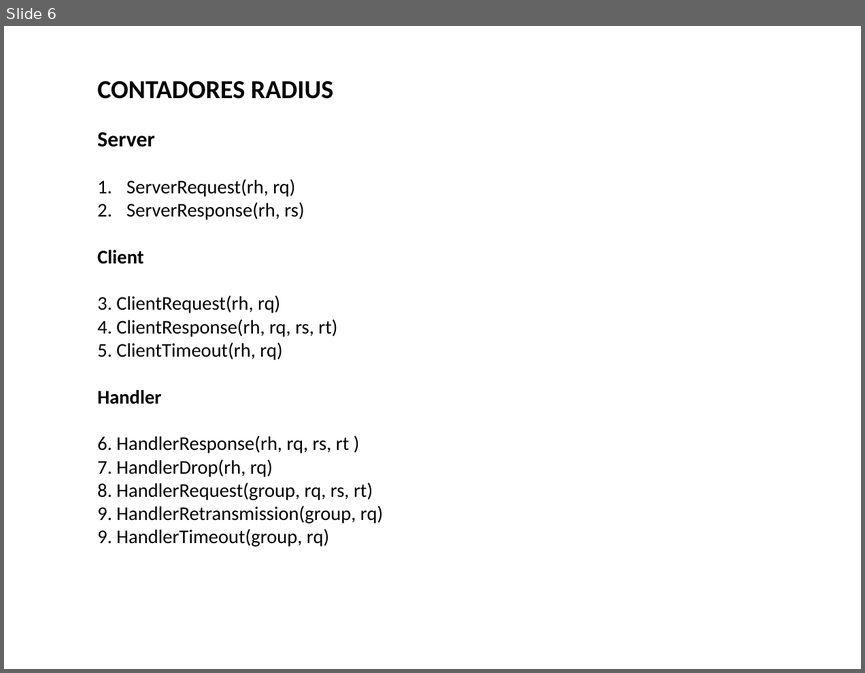
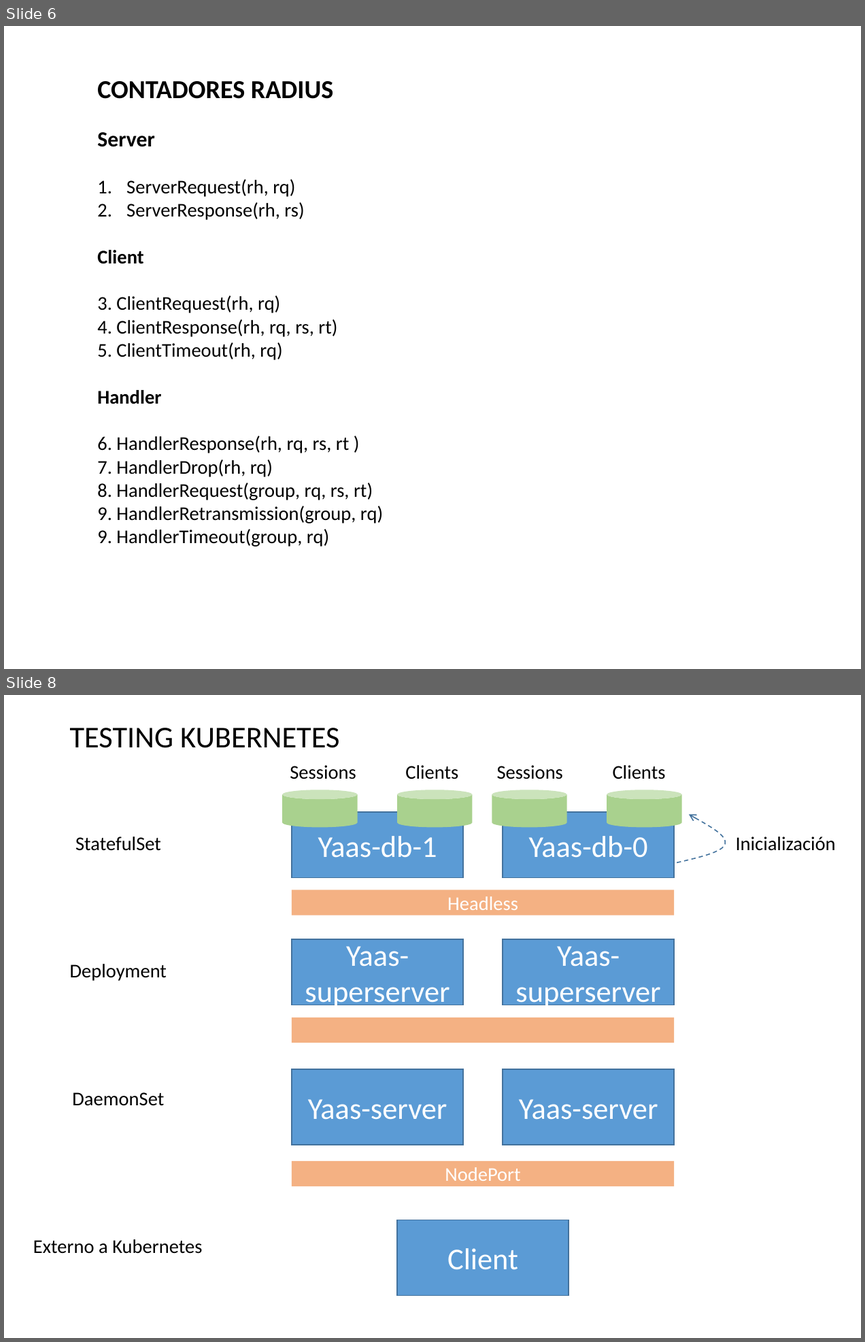
Before and after one commit to francistor/yaas, a slide deck: DiameterServerDesign.pptx. Shown one above the other, each under a label of ours: slide 6 before the commit, slides 6 and 8 after it; the slides between them are not shown. The pictures are 865x673 and 865x1342 pixels, drawn with LibreOffice and Linux fonts; fonts in the diff are those of the drawing. Boxes give left, top, right and bottom in pixels: in the first picture for what was removed or moved away, otherwise in the second. Text is boxed around its words. In the diff, an @@ line names an element or a change of style, - is before the commit and + after.

```diff
--- a/DiameterServerDesign.pptx
+++ b/DiameterServerDesign.pptx
@@ slide 8 added at bbox=[4, 695, 861, 1338], background #FFFFFF @@
@@ text added at bbox=[70, 728, 339, 748], 28 pt, text #000000 @@
+TESTING KUBERNETES
@@ text added at bbox=[290, 765, 356, 779], 18 pt, text #000000 @@
+Sessions
@@ text added at bbox=[405, 765, 458, 779], 18 pt, text #000000 @@
+Clients
@@ text added at bbox=[497, 765, 563, 779], 18 pt, text #000000 @@
+Sessions
@@ text added at bbox=[613, 765, 666, 779], 18 pt, text #000000 @@
+Clients
@@ cylinder added at bbox=[282, 790, 358, 827], fill #A9D18E @@
@@ cylinder added at bbox=[398, 790, 473, 827], fill #A9D18E @@
@@ cylinder added at bbox=[492, 790, 568, 827], fill #A9D18E @@
@@ cylinder added at bbox=[606, 790, 682, 827], fill #A9D18E @@
@@ rectangle added at bbox=[292, 813, 464, 878], fill #5B9BD5, outline #43739E 1 pt, 28 pt, text #FFFFFF @@
+Yaas-db-1
@@ rectangle added at bbox=[502, 813, 674, 878], fill #5B9BD5, outline #43739E 1 pt, 28 pt, text #FFFFFF @@
+Yaas-db-0
@@ freeform shape added at bbox=[677, 814, 725, 862], outline #43739E 1 pt dashed @@
@@ text added at bbox=[75, 836, 161, 851], 18 pt, text #000000 @@
+StatefulSet
@@ text added at bbox=[736, 836, 836, 851], 18 pt, text #000000 @@
+Inicialización
@@ rectangle added at bbox=[292, 890, 674, 915], fill #F4B183, 18 pt, text #FFFFFF @@
+Headless
@@ rectangle added at bbox=[292, 939, 464, 1004], fill #5B9BD5, outline #43739E 1 pt, 28 pt, text #FFFFFF @@
+Yaas-superserver
@@ rectangle added at bbox=[502, 939, 674, 1004], fill #5B9BD5, outline #43739E 1 pt, 28 pt, text #FFFFFF @@
+Yaas-superserver
@@ text added at bbox=[70, 964, 167, 981], 18 pt, text #000000 @@
+Deployment
@@ rectangle added at bbox=[292, 1018, 674, 1042], fill #F4B183 @@
@@ rectangle added at bbox=[292, 1069, 464, 1144], fill #5B9BD5, outline #43739E 1 pt, 28 pt, text #FFFFFF @@
+Yaas-server
@@ rectangle added at bbox=[502, 1069, 674, 1144], fill #5B9BD5, outline #43739E 1 pt, 28 pt, text #FFFFFF @@
+Yaas-server
@@ text added at bbox=[72, 1092, 164, 1106], 18 pt, text #000000 @@
+DaemonSet
@@ rectangle added at bbox=[292, 1161, 674, 1185], fill #F4B183, 18 pt, text #FFFFFF @@
+NodePort
@@ rectangle added at bbox=[398, 1220, 569, 1295], fill #5B9BD5, outline #43739E 1 pt, 28 pt, text #FFFFFF @@
+Client
@@ text added at bbox=[33, 1239, 202, 1253], 18 pt, text #000000 @@
+Externo a Kubernetes
```
Also in this commit, not shown: 1 other slide added, 29 other files.
